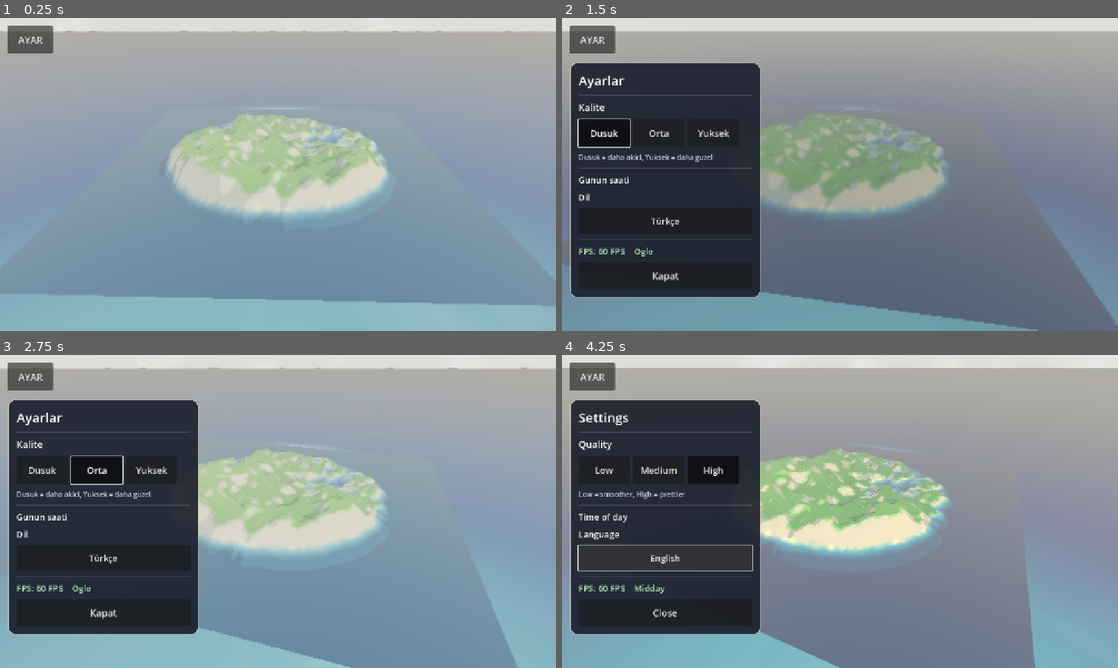
Above: before the commit, frames 1-4 (two rows, left to right).
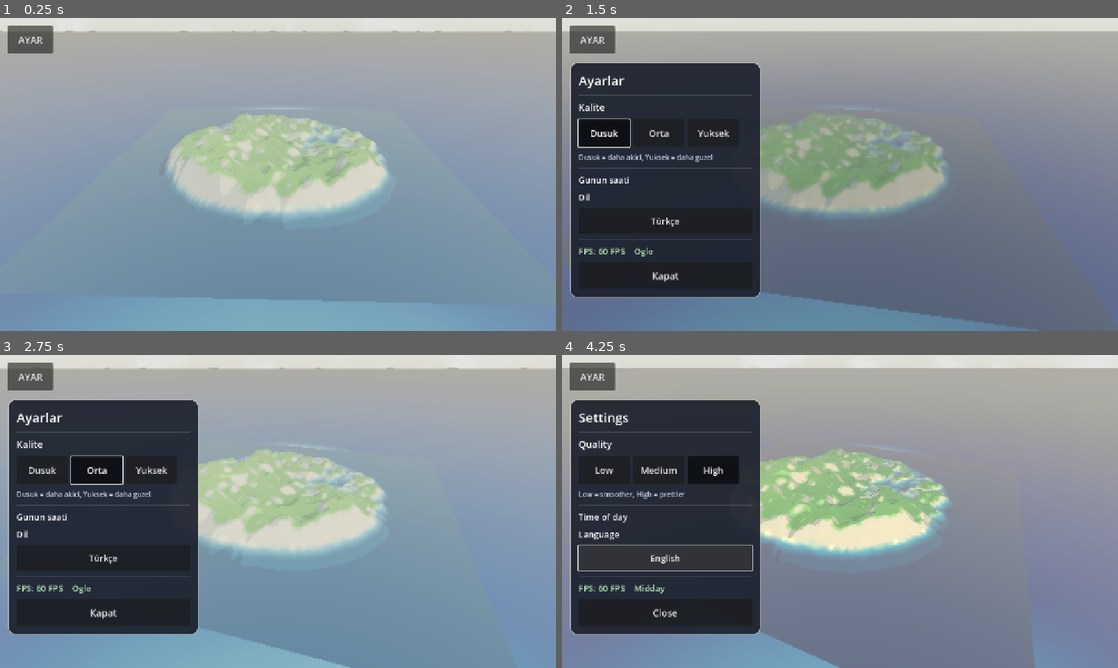
Above: after the commit, the same moments.

Repository: eraslan19j/game
Game: Godot game, scene res://scenes/world/world.tscn
The game is run twice, just before and just after one commit, with the same random seed, the same clock (stepped at 60 frames per second) and the same inputs.
Inputs:
- Up to frame 1 (0.25 s): no input
- Up to frame 2 (1.5 s): click "AYAR" at 0.5 s; click "Dusuk" at 1.25 s
- Up to frame 3 (2.75 s): click "Orta" at 2 s
- Up to frame 4 (4.25 s): click "Yuksek" at 2.75 s; click "Türkçe" at 3.5 s

The runs differ from the first frame. In frame 1, 4.8% of the frame differs, in the area x 0-100%, y 80-100%; in frame 2, 5.0%; in frame 3, 4.7%; in frame 4, 8.7%, in the area x 0-100%, y 68-100%.

Commit message:
Pus azaltildi (sis ~0, bulut perdesi inceltildi), su 130 m'de tam opak
Co-authored-by: arena-agent <297053741+arena-agent@users.noreply.github.com>

Diff:
--- a/scenes/world/world.tscn
+++ b/scenes/world/world.tscn
@@ -36,7 +36,7 @@
 fog_enabled = true
 fog_light_color = Color(0.60, 0.78, 0.86, 1)
 fog_light_energy = 0.35
-fog_density = 0.00016
+fog_density = 0.00006
 fog_sky_affect = 0.0
 fog_aerial_perspective = 0.0
 
@@ -58,11 +58,11 @@
 shader = ExtResource("6_clouds")
 shader_parameter/cloud_color = Color(1, 1, 1, 1)
 shader_parameter/cloud_shade = Color(0.86, 0.89, 0.96, 1)
-shader_parameter/coverage = 0.62
+shader_parameter/coverage = 0.70
 shader_parameter/softness = 0.22
 shader_parameter/speed = 0.006
 shader_parameter/tiling = 2.0
-shader_parameter/alpha_scale = 0.55
+shader_parameter/alpha_scale = 0.32
 shader_parameter/warp = 0.35
 
 [sub_resource type="SphereMesh" id="SphereMesh_clouds"]
--- a/shaders/water.gdshader
+++ b/shaders/water.gdshader
@@ -12,8 +12,8 @@
 uniform float wave_strength = 1.0;
 uniform float alpha_shallow = 0.55;
 uniform float alpha_deep = 1.0;
-uniform float depth_near = 70.0;
-uniform float depth_far = 185.0;
+uniform float depth_near = 60.0;
+uniform float depth_far = 130.0;
 
 varying vec3 world_pos;
 
Binary file changed: ci_screenshot_preview.png
